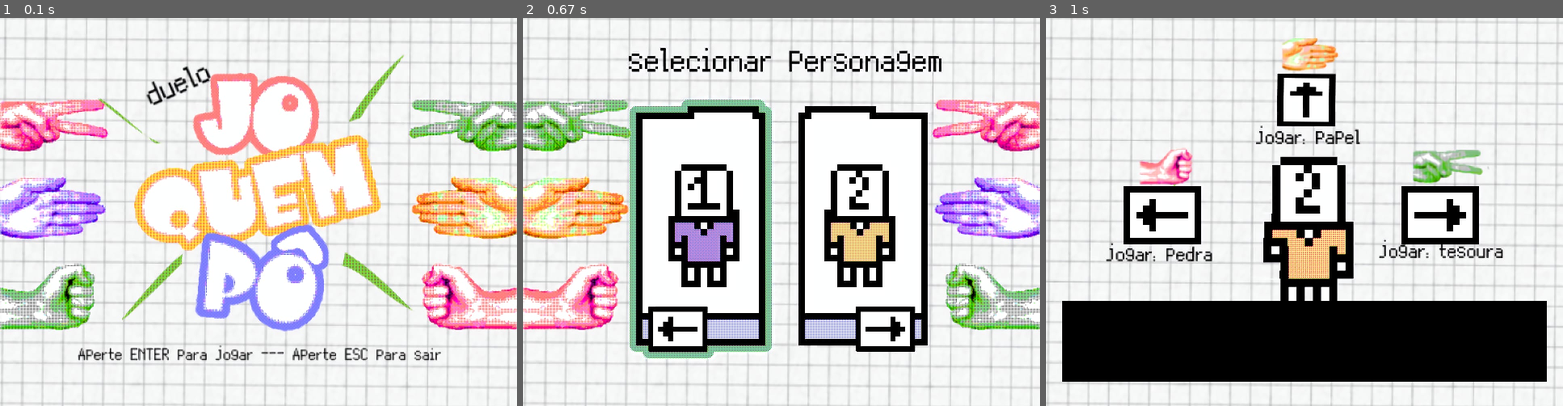
Above: before the commit, frames 1-3 (left to right).
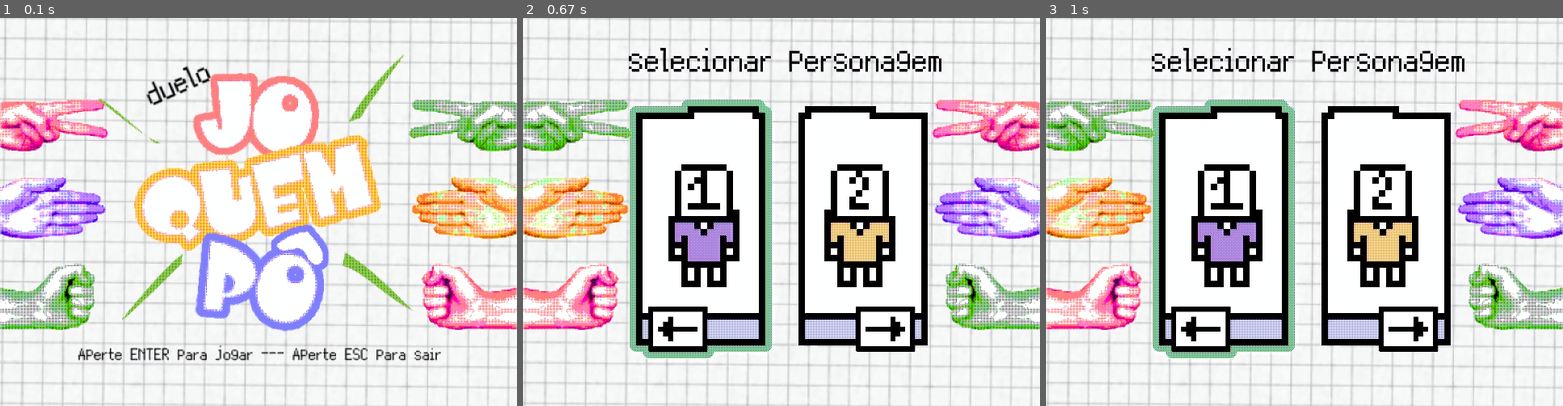
Above: after the commit, the same moments.

Repository: Re11037-00/ppt-pygame
Game: pygame game, started from jogo.py
Same seed, same stepped clock (60 frames per second), same inputs: the game is played once before the commit and once after it.
Inputs:
- Up to frame 1 (0.1 s): no input
- Up to frame 2 (0.67 s): tap Enter at 0.33 s
- Up to frame 3 (1 s): tap Enter at 0.67 s

Frames 1-2 are identical in both runs. In frame 3, 47% of the frame differs, in the area x 0-100%, y 5-94%.

Commit message:
correção de códigos + novos fundos

Diff:
--- a/jogo.py
+++ b/jogo.py
@@ -10,28 +10,51 @@
 #variaveis
 estado = 'menu'
 personagem = 0
+
 opcoes = ['pedra', 'papel', 'tesoura']
 escolha_jogador = None
-escolha_computador = random.choice(opcoes)
+escolha_computador = None
+
 pontos_jogador = 5
 pontos_computador = 5
-resultado = 0
+
+rodada_ativa = False
 
 #balão de fala
-mensagem = ""
-texto = font.render(mensagem, True, (255, 255, 255))
+linha1 = '' #pontuação
+linha2 = '' #jogador
+linha3 = '' #computador
+linha4 = '' #resultado
 
 # fundos
-tela_inicial = pygame.image.load('assets/tela_inicial.jpeg').convert()  # Imagem de tela inicial
+
+# Imagem de tela inicial
+tela_inicial = pygame.image.load('assets/tela_inicial.jpeg').convert()
 tela_inicial = pygame.transform.scale(tela_inicial, (640, 480))
-tela_selecao_p1 = pygame.image.load('assets/p1_selecionado.jpeg').convert()  # Seleção P1
+
+# Seleção P1
+tela_selecao_p1 = pygame.image.load('assets/p1_selecionado.jpeg').convert()
 tela_selecao_p1 = pygame.transform.scale(tela_selecao_p1, (640, 480))
-tela_selecao_p2 = pygame.image.load('assets/p2_selecionado.jpeg').convert()  # Seleção P2
+
+ # Seleção P2
+tela_selecao_p2 = pygame.image.load('assets/p2_selecionado.jpeg').convert()
 tela_selecao_p2 = pygame.transform.scale(tela_selecao_p2, (640, 480))
-bg_jogo_p1 = pygame.image.load('assets/p2_oponente.jpeg').convert()  # P2 como oponente
+
+# P2 como oponente
+bg_jogo_p1 = pygame.image.load('assets/p2_oponente.jpeg').convert()
 bg_jogo_p1 = pygame.transform.scale(bg_jogo_p1, (640, 480))
-bg_jogo_p2 = pygame.image.load('assets/p1_oponente.jpeg').convert()  # P1 como oponente
+
+# P1 como oponente
+bg_jogo_p2 = pygame.image.load('assets/p1_oponente.jpeg').convert()
 bg_jogo_p2 = pygame.transform.scale(bg_jogo_p2, (640, 480))
+
+#vitoria
+vitoria = pygame.image.load('assets/vitoria.png').convert()
+vitoria = pygame.transform.scale(vitoria, (640, 480))
+
+#derrota
+derrota = pygame.image.load('assets/derrota.png').convert()
+derrota = pygame.transform.scale(derrota, (640, 480))
 
 
 while running:
@@ -41,22 +64,29 @@
 
     elif event.type == pygame.KEYDOWN:
 
+    #jogo fechará se apertar esc
         if event.key == pygame.K_ESCAPE:
-            running = False  #jogo fechará se apertar esc
+            running = False
 
+    #jogo abrirá menu de seleção se apertar enter
         elif estado == 'menu' and event.key == pygame.K_RETURN:
-            estado = 'selecao_personagem' #jogo abrirá menu de seleção se apertar enter
+            estado = 'selecao_personagem'
 
+    #seleção de personagem
         elif estado == 'selecao_personagem':
             if event.key == pygame.K_LEFT:
                 personagem = 0 #personagem da esquerda
             elif event.key == pygame.K_RIGHT:
                 personagem = 1 #personagem da direita
 
-            elif estado == 'selecao_personagem' and event.key == pygame.K_RETURN:
-                estado = 'jogo'  #inicia o jogo
+    #inicia o jogo
+        elif estado == 'selecao_personagem' and event.key == pygame.K_RETURN:
+                estado = 'jogo'
 
-            if estado == 'jogo': #controles do jogo
+    #controles + lógica do jogo
+        elif estado == 'jogo':
+
+
                 if event.key == pygame.K_LEFT:
                     escolha_jogador = 'pedra'
                 elif event.key == pygame.K_UP:
@@ -87,24 +117,25 @@
             mensagem = ""
 
         # Definir fundo
+
+    #definir tela
     if estado == 'menu':
         screen.blit(tela_inicial, (0, 0))
+
     elif estado == 'selecao_personagem':
         if personagem == 0:
             screen.blit(tela_selecao_p1, (0, 0))
         elif personagem == 1:
             screen.blit(tela_selecao_p2, (0, 0))
+
     elif estado == 'jogo':
         if personagem == 0:
             screen.blit(bg_jogo_p1, (0, 0))
-        else:
+        if personagem == 1:
             screen.blit(bg_jogo_p2, (0, 0))
 
-    #criar balão
-    if estado == 'jogo':
-        # texto = font.render(mensagem, True, (255, 255, 255))
-        pygame.draw.rect(screen, (0, 0, 0), (20, 350, 600, 100))
-        screen.blit(texto, (30, 360))
+
+
 
 
   pygame.display.flip()
Binary file added: assets/derrota.png
Binary file added: assets/vitoria.png
